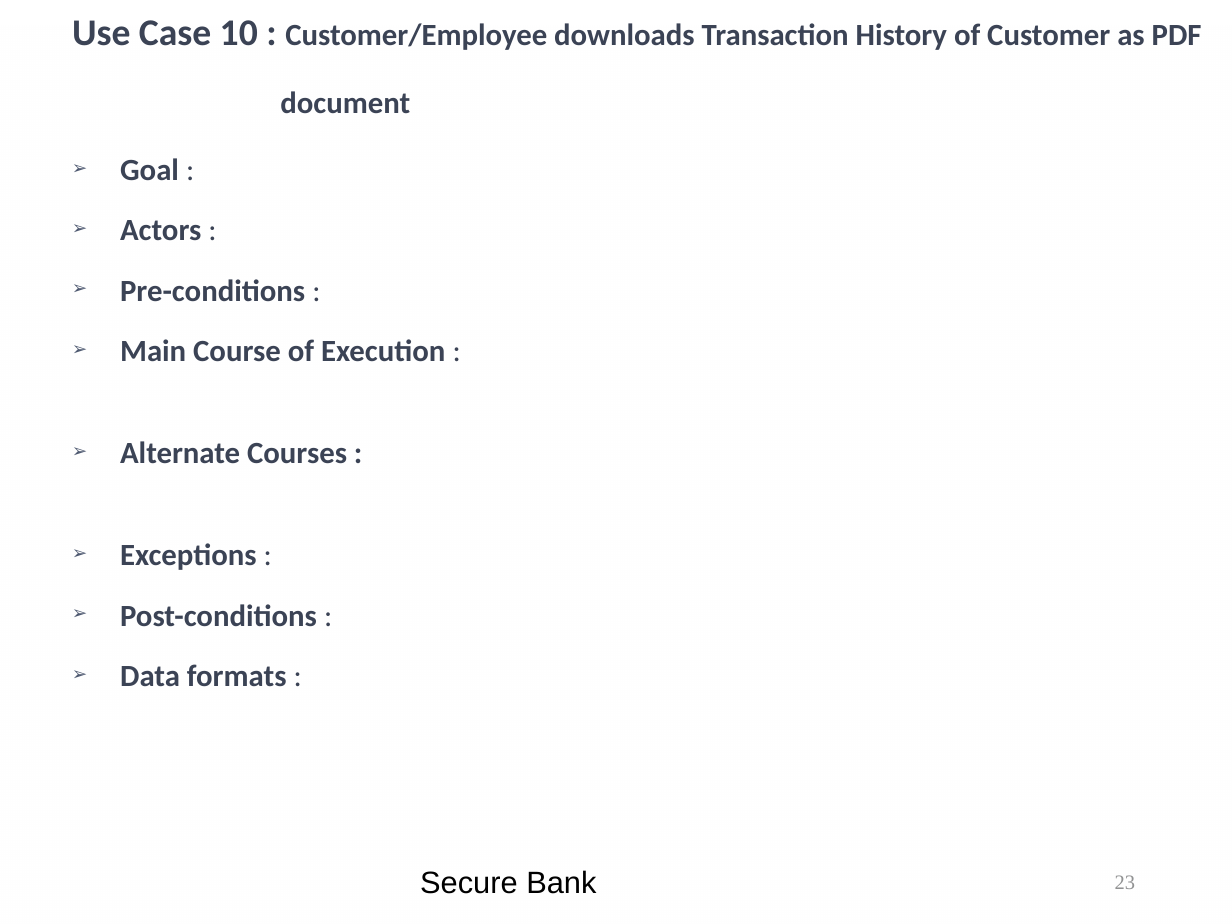
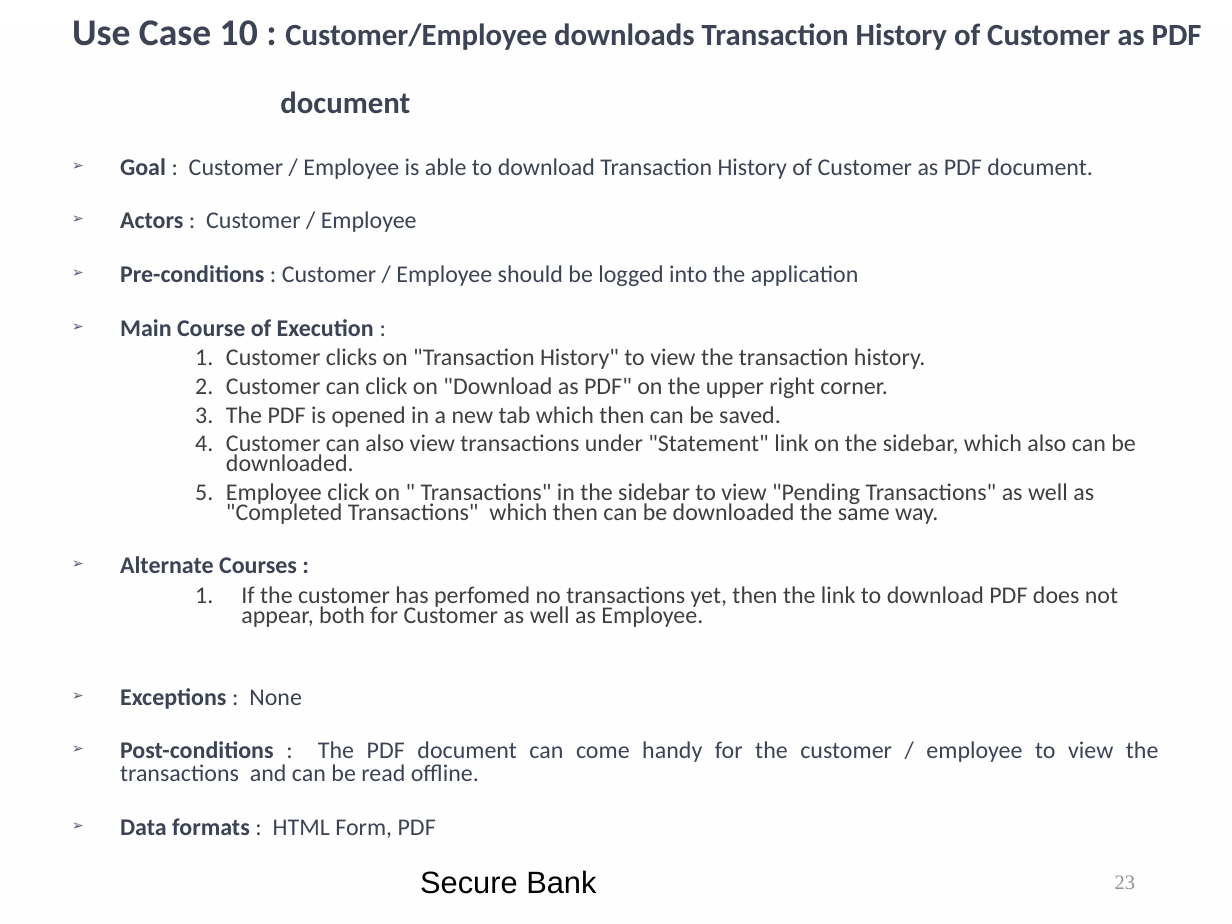
Before and after one commit to kwuerl/secure-coding-team-8, a slide deck: slide 23 of presentations/Phase3.ppt. Drawn at 1232x924 pixels with LibreOffice and Linux fonts; fonts in the diff are those of the drawing; background and template pictures are left out. Boxes give left, top, right and bottom in pixels: in the first picture for what was removed or moved away, otherwise in the second. Text is boxed around its words. In the diff, an @@ line names an element or a change of style, - is before the commit and + after.

```diff
--- a/presentations/Phase3.ppt
+++ b/presentations/Phase3.ppt
@@ text at box(120, 158, 1093, 286): text changed; size 18 to 14 pt; bold off @@
-➢ Goal :
-➢ Actors :
-➢ Pre-conditions :
+➢ Goal : Customer / Employee is able to download Transaction History of Customer as PDF document.
+➢ Actors : Customer / Employee
+➢ Pre-conditions : Customer / Employee should be logged into the application
@@ text at box(120, 319, 374, 573): size 18 to 14 pt in "Main Course of Execution :", "Alternate Courses :" @@
@@ text at box(226, 348, 1135, 524): paragraphs added @@
+    1. Customer clicks on "Transaction History" to view the transaction history.
+    2. Customer can click on "Download as PDF" on the upper right corner.
+    3. The PDF is opened in a new tab which then can be saved.
+    4. Customer can also view transactions under "Statement" link on the sidebar, which also can be downloaded.
+    5. Employee click on " Transactions" in the sidebar to view "Pending Transactions" as well as "Completed Transactions" which then can be downloaded the same way.
@@ text at box(120, 586, 1159, 838): text changed; size 18 to 14 pt; bold off @@
-➢ Exceptions :
-➢ Post-conditions :
-➢ Data formats :
+    1. If the customer has perfomed no transactions yet, then the link to download PDF does not appear, both for Customer as well as Employee.
+➢ Exceptions : None
+➢ Post-conditions : The PDF document can come handy for the customer / employee to view the transactions and can be read offline.
+➢ Data formats : HTML Form, PDF
```
Also in this commit, not shown: 11 other slides changed, 1 slide added.
